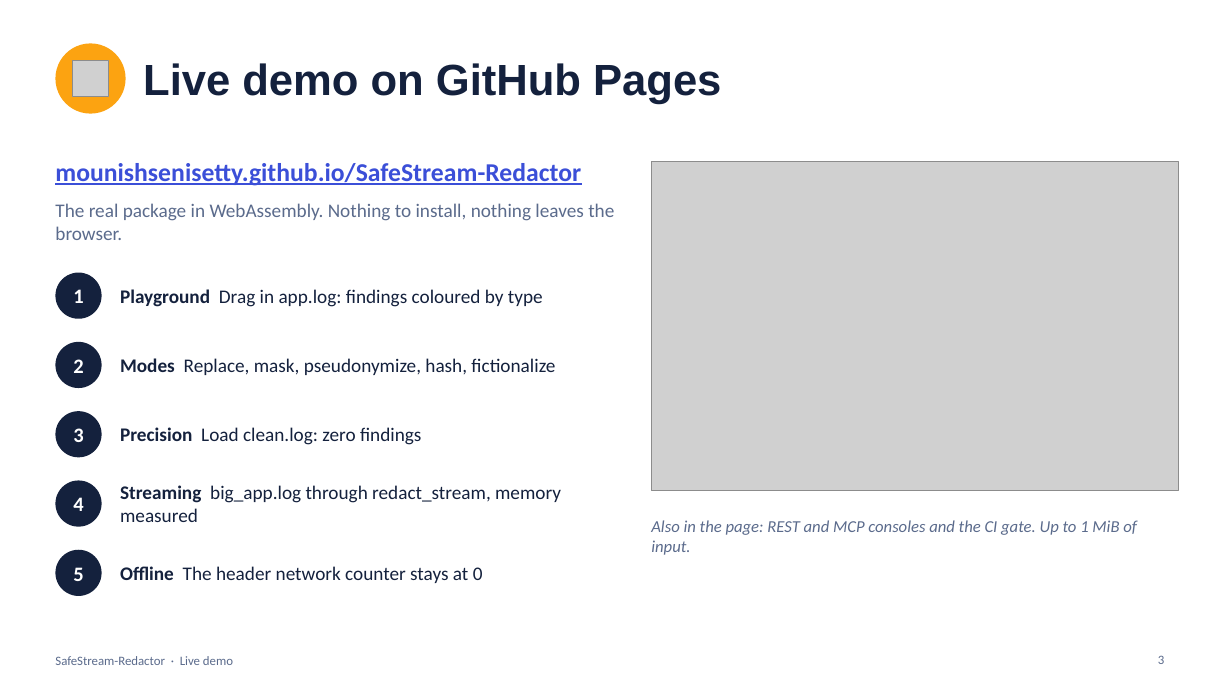
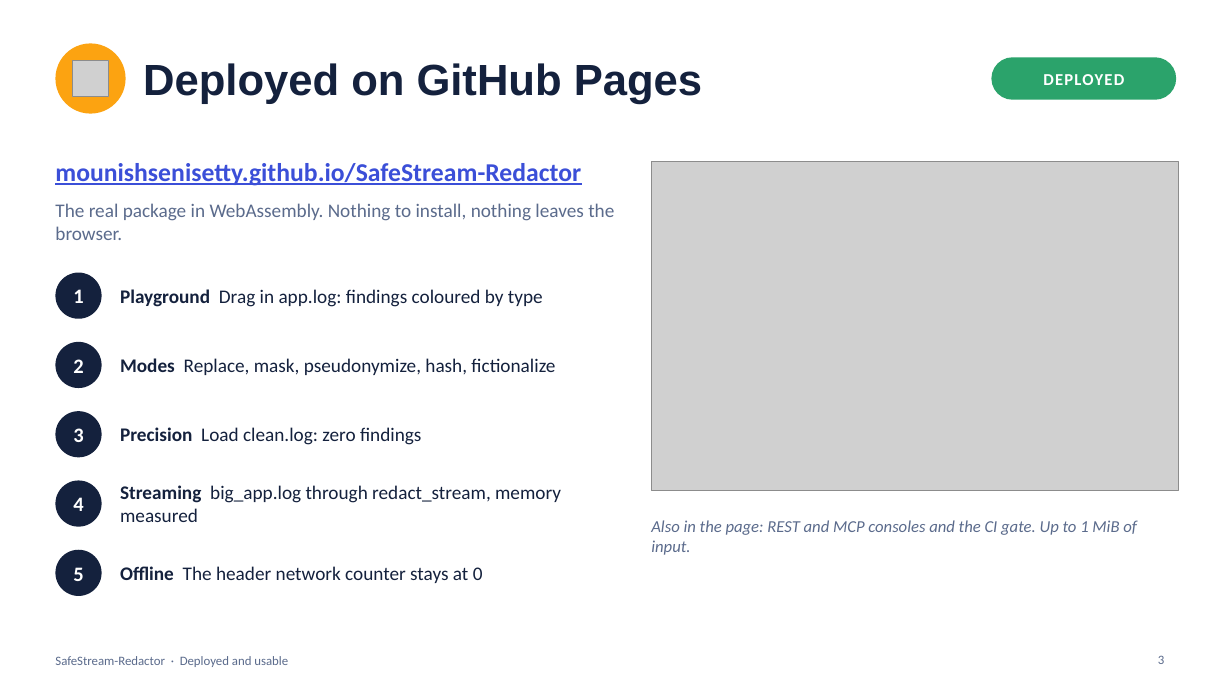
Before and after one commit to MounishSenisetty/SafeStream-Redactor, a slide deck: slide 3 of docs/SafeStream-Redactor-Demo.pptx. Drawn at 1232x693 pixels with LibreOffice and Linux fonts; fonts in the diff are those of the drawing; grey boxes stand for pictures. Boxes give left, top, right and bottom in pixels: in the first picture for what was removed or moved away, otherwise in the second. Text is boxed around its words. In the diff, an @@ line names an element or a change of style, - is before the commit and + after.

```diff
--- a/docs/SafeStream-Redactor-Demo.pptx
+++ b/docs/SafeStream-Redactor-Demo.pptx
@@ rounded rectangle added at bbox=[992, 57, 1177, 100], fill #2BA36B @@
@@ title at bbox=[143, 63, 702, 104]: text changed @@
-Live demo on GitHub Pages
+Deployed on GitHub Pages
@@ text added at bbox=[1043, 74, 1124, 85], 13 pt, text #FFFFFF, bold @@
+DEPLOYED
@@ text at bbox=[55, 656, 288, 667]: text changed @@
-SafeStream-Redactor · Live demo
+SafeStream-Redactor · Deployed and usable
```
Also in this commit, not shown: 14 other slides changed, 1 slide added, 1 slide removed.
